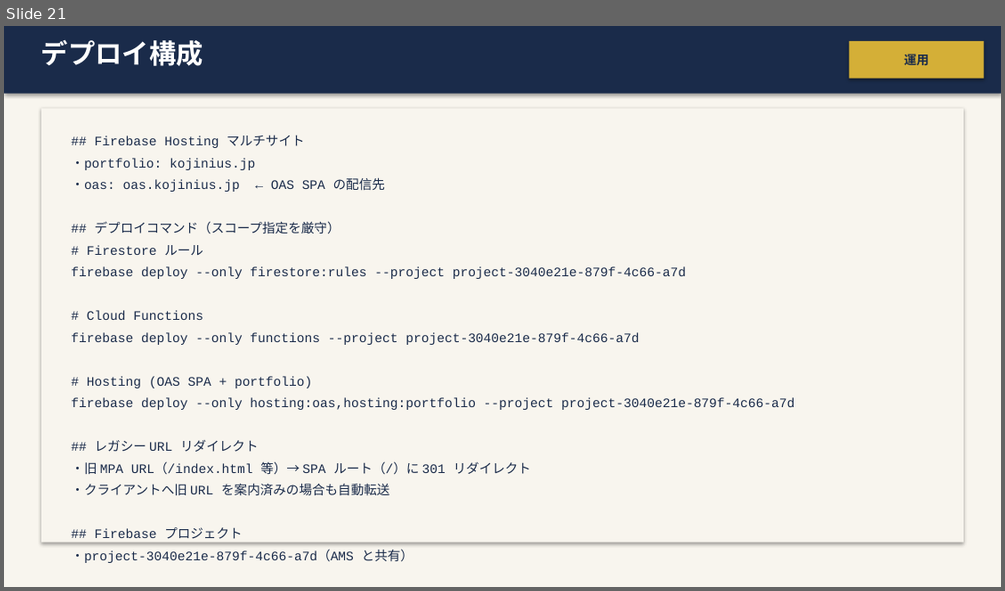
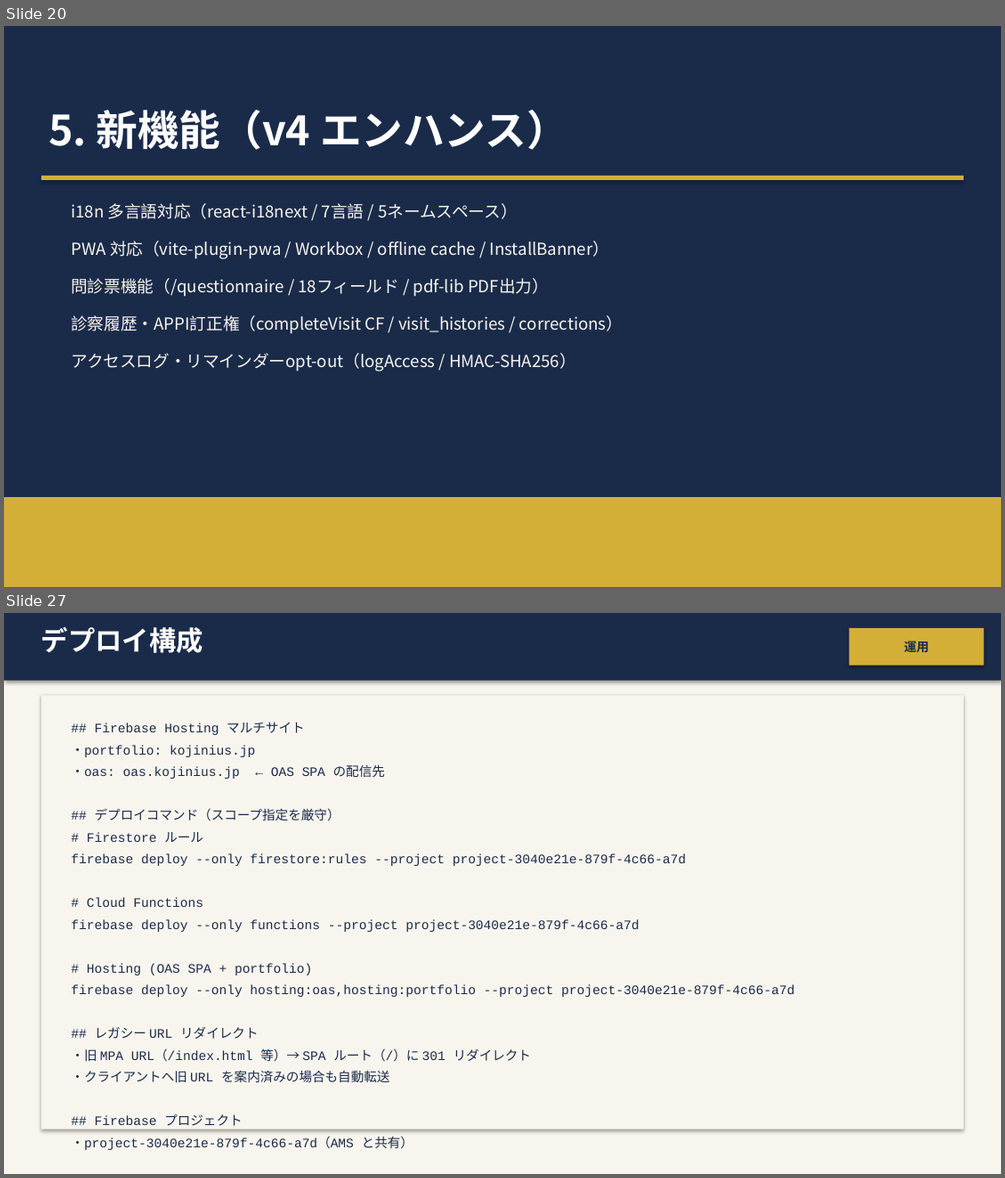
Before and after one commit to Kojinius/fukumoto-reservation, a slide deck: documents/specs/OnlineAppointSystem_詳細設計書.pptx. Shown one above the other, each under a label of ours: slide 21 before the commit, slides 20 and 27 after it; the slides between them are not shown. The pictures are 1005x591 and 1005x1178 pixels, drawn with LibreOffice and Linux fonts; fonts in the diff are those of the drawing. Boxes give left, top, right and bottom in pixels: in the first picture for what was removed or moved away, otherwise in the second. Text is boxed around its words. In the diff, an @@ line names an element or a change of style, - is before the commit and + after.

```diff
--- a/documents/specs/OnlineAppointSystem_詳細設計書.pptx
+++ b/documents/specs/OnlineAppointSystem_詳細設計書.pptx
@@ slide 20 added at (x1=4, y1=26, x2=1001, y2=587), background #FFFFFF @@
@@ rectangle added at (x1=4, y1=26, x2=1001, y2=587), fill #1A2B4A @@
@@ text added at (x1=48, y1=110, x2=568, y2=150), 40 pt, text #FFFFFF, bold @@
+5. 新機能（v4 エンハンス）
@@ rectangle added at (x1=41, y1=176, x2=963, y2=180), fill #D4AF37 @@
@@ text added at (x1=71, y1=203, x2=518, y2=219), 16 pt, text #F8F5EE @@
+i18n 多言語対応（react-i18next / 7言語 / 5ネームスペース）
@@ text added at (x1=71, y1=240, x2=610, y2=259), 16 pt, text #F8F5EE @@
+PWA 対応（vite-plugin-pwa / Workbox / offline cache / InstallBanner）
@@ text added at (x1=71, y1=278, x2=549, y2=297), 16 pt, text #F8F5EE @@
+問診票機能（/questionnaire / 18フィールド / pdf-lib PDF出力）
@@ text added at (x1=71, y1=315, x2=623, y2=334), 16 pt, text #F8F5EE @@
+診察履歴・APPI訂正権（completeVisit CF / visit_histories / corrections）
@@ text added at (x1=71, y1=353, x2=576, y2=371), 16 pt, text #F8F5EE @@
+アクセスログ・リマインダーopt-out（logAccess / HMAC-SHA256）
@@ rectangle added at (x1=4, y1=497, x2=1001, y2=587), fill #D4AF37 @@
@@ what was slide 21 is now slide 27 @@
```
Also in this commit, not shown: 12 slides changed, 5 other slides added, 47 other files.
